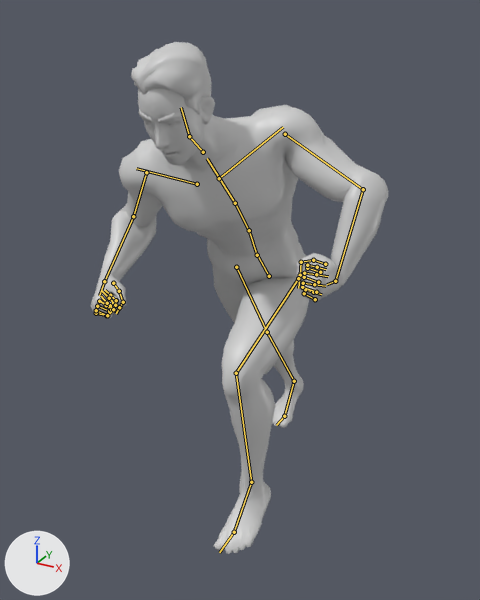
A saved change to the glTF model assets/models/character/guardian.glb.
One viewpoint serves both versions: a 50 mm camera at (0.906, -1.772, 1.745) aimed at (-0.085, 0.031, 0.844). Arrows for +X, +Y and +Z are at lower left; the lights stay in place. The older version comes first. Both versions are drawn at frame 13 of the action 'BowRun'; the numbers are the values there. The bones that change, and the others that lie on the model, are drawn over the model as lines.

The first picture shows 'StoneGuardian'.
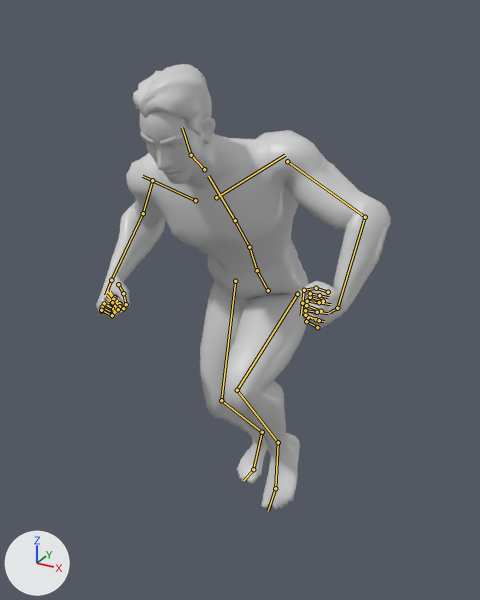
Location of each change, [x1, y1, x2, y2] in pixels of the pictures (480 x 600 px):
'StoneGuardian', posed (13% shorter): before [91, 42, 388, 554]; after [96, 64, 391, 510]
bone 'pelvis', root to tip: before (269, 276) to (258, 257); after (268, 290) to (258, 272)
bone 'spine_02', root to tip: before (249, 230) to (235, 203); after (249, 247) to (235, 220)
bone 'spine_03', root to tip: before (235, 203) to (207, 158); after (235, 220) to (208, 176)
bone 'neck_01', root to tip: before (203, 152) to (189, 136); after (204, 169) to (191, 155)
bone 'Head', root to tip: before (189, 136) to (181, 107); after (191, 155) to (182, 127)
bone 'upperarm_l', root to tip: before (285, 134) to (363, 189); after (287, 161) to (365, 217)
bone 'lowerarm_l', root to tip: before (363, 189) to (335, 281); after (365, 217) to (337, 308)
bone 'upperarm_r', root to tip: before (146, 172) to (133, 216); after (152, 180) to (143, 213)
bone 'lowerarm_r', root to tip: before (133, 216) to (104, 281); after (143, 213) to (111, 280)
bone 'calf_l', root to tip: before (236, 373) to (251, 482); after (237, 390) to (278, 442)
bone 'foot_l', root to tip: before (251, 482) to (234, 532); after (278, 442) to (275, 488)
bone 'thigh_r', root to tip: before (236, 267) to (267, 332); after (235, 281) to (221, 400)
bone 'calf_r', root to tip: before (267, 332) to (294, 381); after (221, 400) to (262, 432)
bone 'ball_r', root to tip: before (284, 416) to (276, 425); after (253, 469) to (244, 480)

The change in detail:
Bone 'pelvis' (bone_pelvis) moves from (0.004, -0.022, -0.02) to (0.0, -0.074, -0.006).
Bone 'pelvis' (bone_pelvis) turns from (23, 0, 1) to (23, 0, 0) degrees about its own x, y and z.
Bone 'spine_02' (bone_spine_02) turns from (14, 5, 1) to (13, 3, 3) degrees about its own x, y and z.
Bone 'spine_03' (bone_spine_03) turns from (15, 14, 8) to (14, 9, 6) degrees about its own x, y and z.
Bone 'neck_01' (bone_neck_01) turns from (-14, -11, 2) to (-13, -7, 0) degrees about its own x, y and z.
Bone 'Head' (bone_head) turns from (-14, -11, -1) to (-11, -7, -2) degrees about its own x, y and z.
Bone 'upperarm_l' (bone_upperarm_l) turns from (45, -7, -37) to (37, -6, -33) degrees about its own x, y and z.
Bone 'lowerarm_l' (bone_lowerarm_l) turns from (65, 39, -2) to (66, 33, -1) degrees about its own x, y and z.
Bone 'upperarm_r' (bone_upperarm_r) turns from (4, -3, 51) to (0, -1, 51) degrees about its own x, y and z.
Bone 'lowerarm_r' (bone_lowerarm_r) turns from (86, 20, 5) to (83, 13, 5) degrees about its own x, y and z.
Bone 'calf_l' (bone_calf_l) turns from (76, -1, 0) to (102, 0, 0) degrees about its own x, y and z.
Bone 'foot_l' (bone_foot_l) turns from (12, 13, 3) to (12, 15, -4) degrees about its own x, y and z.
Bone 'thigh_r' (bone_thigh_r) turns from (12, 0, 1) to (-37, 0, 0) degrees about its own x, y and z.
Bone 'calf_r' (bone_calf_r) turns from (-4, 0, 0) to (52, 0, 0) degrees about its own x, y and z.
Bone 'ball_r' (bone_ball_r) turns from (29, 0, 0) to (36, 0, 0) degrees about its own x, y and z.
